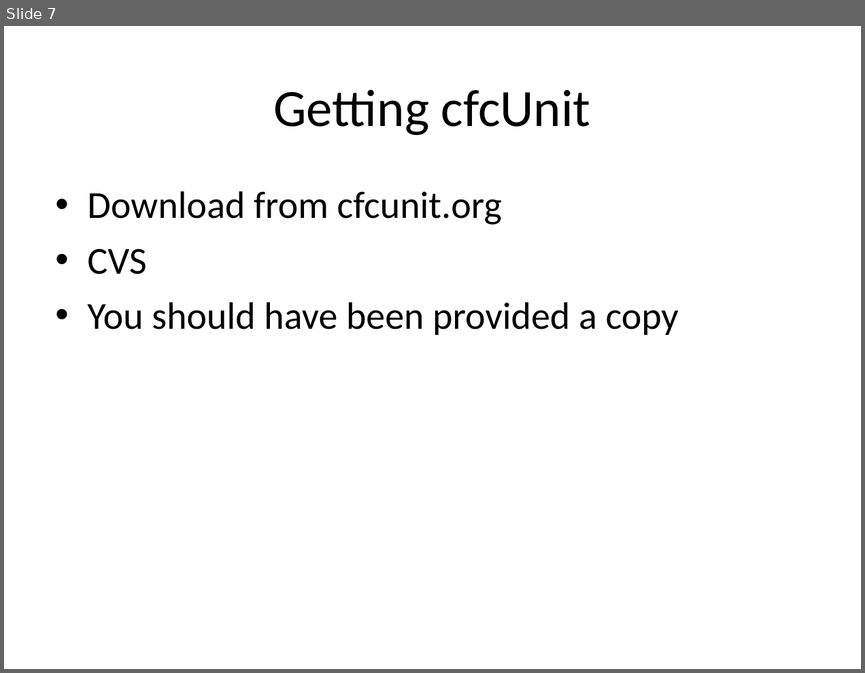
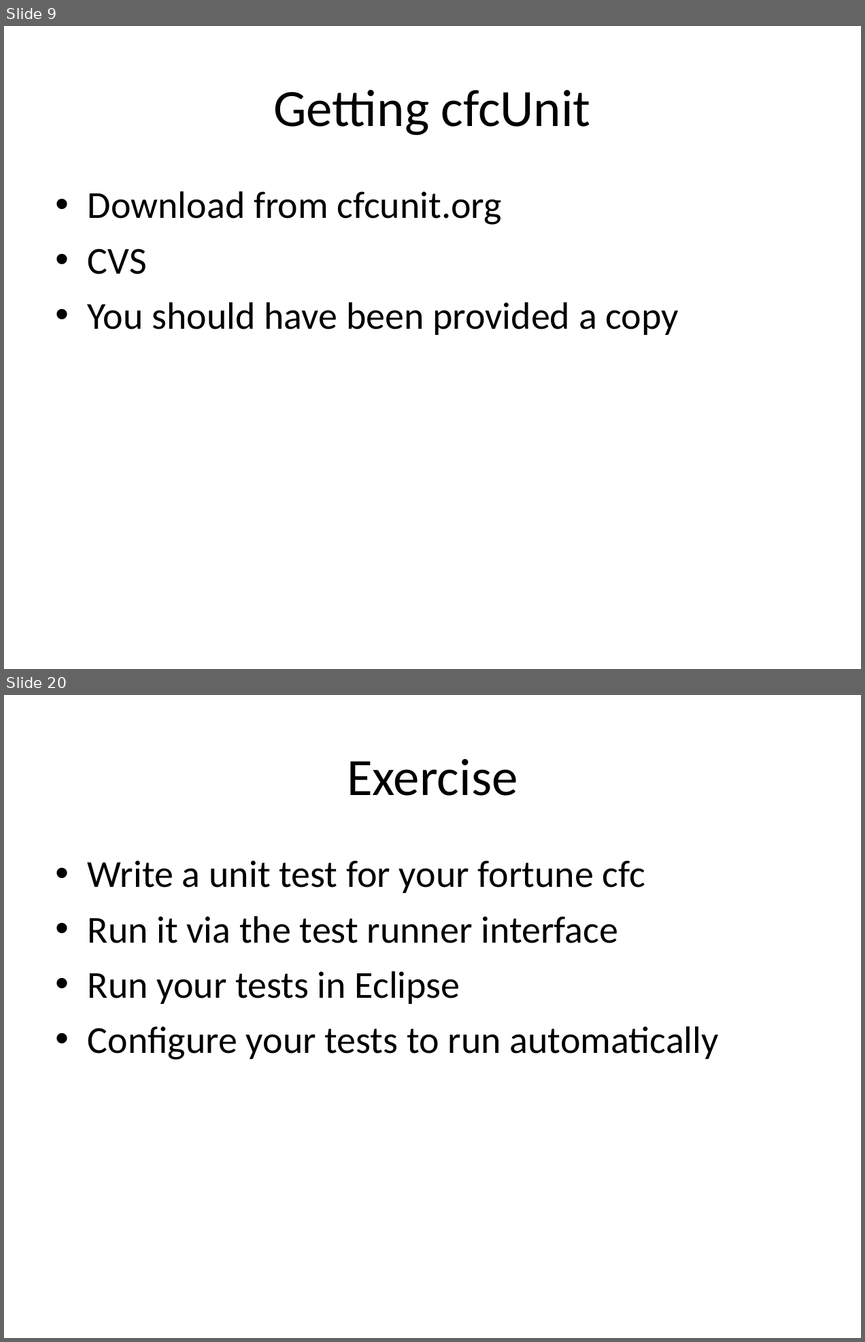
Before and after one commit to dhughes/OldPresentations, a slide deck: Trunk/Model-Glue 3 Day For Teratech/documents/CFCUnit Crash Course.ppt. Shown one above the other, each under a label of ours: slide 7 before the commit, slides 9 and 20 after it; the slides between them are not shown. The pictures are 865x673 and 865x1342 pixels, drawn with LibreOffice and Linux fonts; fonts in the diff are those of the drawing; background and template pictures are left out. Boxes give left, top, right and bottom in pixels: in the first picture for what was removed or moved away, otherwise in the second. Text is boxed around its words. In the diff, an @@ line names an element or a change of style, - is before the commit and + after.

```diff
--- a/Trunk/Model-Glue 3 Day For Teratech/documents/CFCUnit Crash Course.ppt
+++ b/Trunk/Model-Glue 3 Day For Teratech/documents/CFCUnit Crash Course.ppt
@@ slide 20 added at box(4, 695, 861, 1338), background picture (left out) @@
@@ title added at box(347, 759, 517, 796), 44 pt, text #000000 @@
+Exercise
@@ text added at box(88, 860, 719, 1059), 32 pt, text #000000 @@
+• Write a unit test for your fortune cfc
+• Run it via the test runner interface
+• Run your tests in Eclipse
+• Configure your tests to run automatically
@@ what was slide 7 is now slide 9 @@
```
Also in this commit, not shown: 2 slides changed, 11 other slides added, 2 slides removed, 6 other files.
